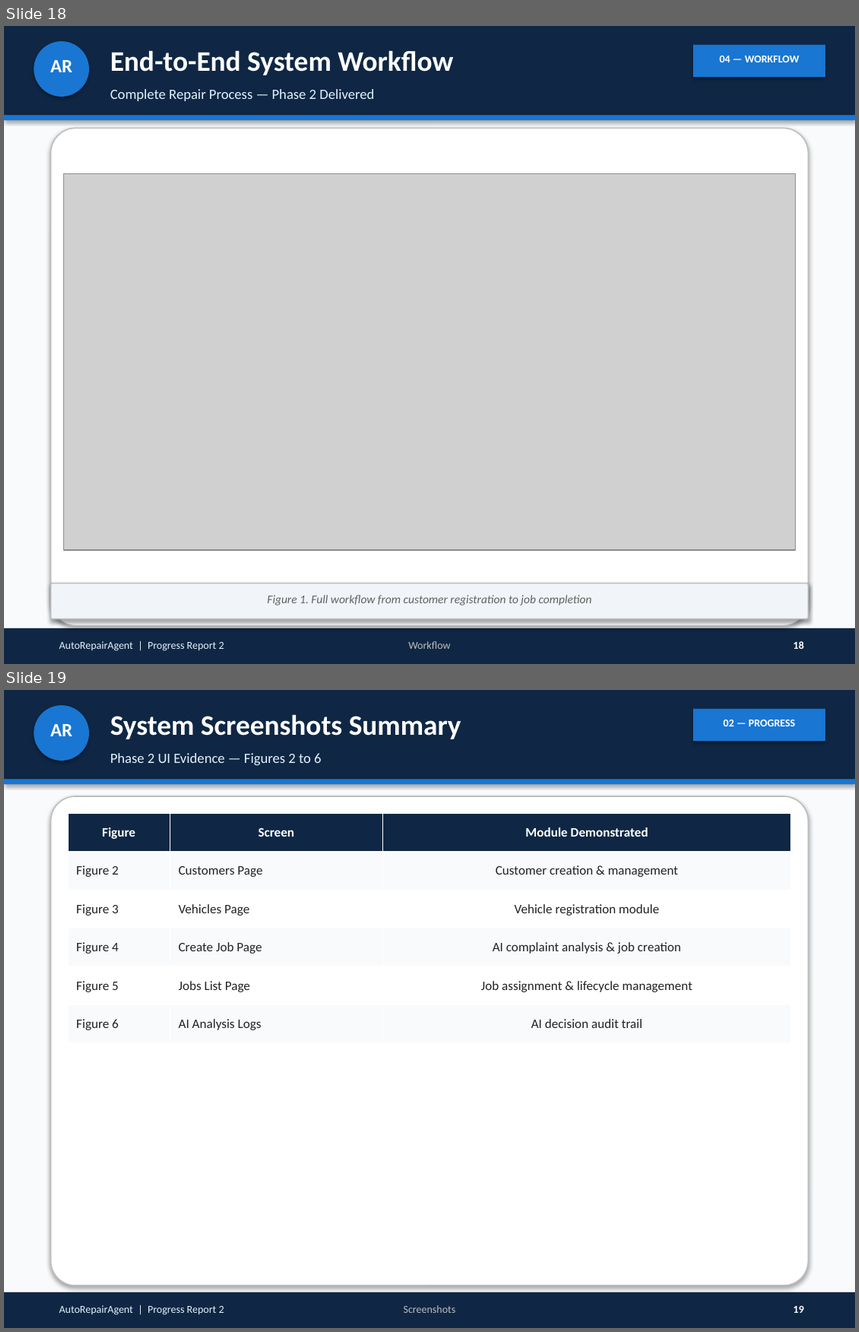
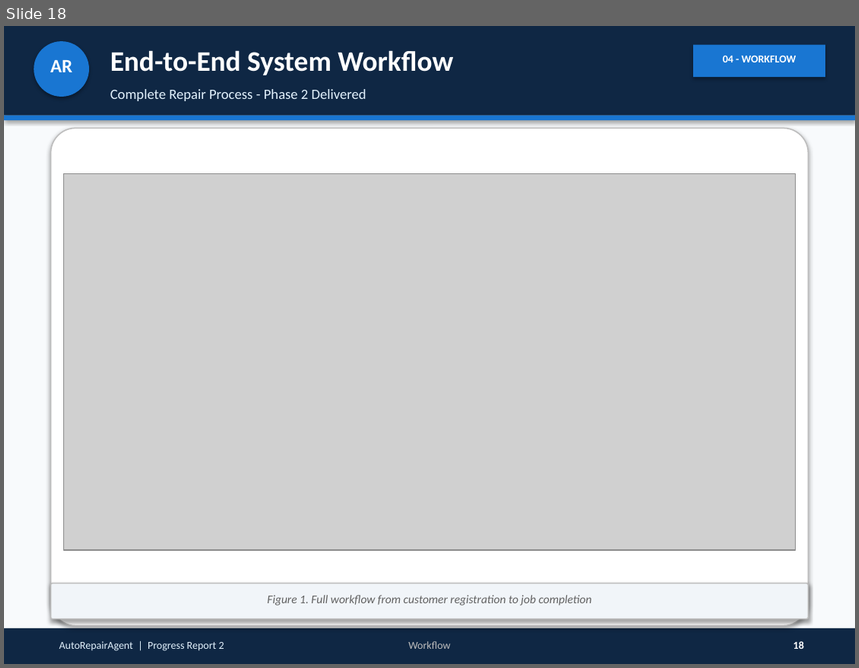
Before and after one commit to anish452/AutoWorkshop, a slide deck: docs/Progress_Report_2_AutoRepairAgent.pptx. Shown one above the other, each under a label of ours: slides 18 and 19 before the commit, slide 18 after it. The pictures are 859x1332 and 859x668 pixels, drawn with LibreOffice and Linux fonts; fonts in the diff are those of the drawing; grey boxes stand for pictures. Boxes give left, top, right and bottom in pixels: in the first picture for what was removed or moved away, otherwise in the second. Text is boxed around its words. In the diff, an @@ line names an element or a change of style, - is before the commit and + after.

```diff
--- a/docs/Progress_Report_2_AutoRepairAgent.pptx
+++ b/docs/Progress_Report_2_AutoRepairAgent.pptx
@@ slide 19 removed at bbox=[4, 690, 855, 1328], background #F8FAFC @@
@@ rectangle removed at bbox=[4, 690, 855, 780] @@
@@ ellipse removed at bbox=[34, 705, 89, 761] @@
@@ rectangle removed at bbox=[693, 709, 826, 741] @@
@@ text removed at bbox=[50, 724, 72, 736] @@
-AR
@@ text removed at bbox=[110, 714, 462, 739] @@
-System Screenshots Summary
@@ text removed at bbox=[724, 719, 795, 726] @@
-02 — PROGRESS
@@ text removed at bbox=[110, 753, 321, 765] @@
-Phase 2 UI Evidence — Figures 2 to 6
@@ rectangle removed at bbox=[4, 780, 855, 784] @@
@@ rounded rectangle removed at bbox=[51, 796, 808, 1286] @@
@@ table removed at bbox=[68, 813, 791, 1043], 6 rows, 3 columns @@
-Figure | Screen | Module Demonstrated
-Figure 2 | Customers Page | Customer creation & management
-Figure 3 | Vehicles Page | Vehicle registration module
-Figure 4 | Create Job Page | AI complaint analysis & job creation
-Figure 5 | Jobs List Page | Job assignment & lifecycle management
-Figure 6 | AI Analysis Logs | AI decision audit trail
@@ rectangle removed at bbox=[4, 1293, 855, 1328] @@
@@ text removed at bbox=[59, 1306, 224, 1315] @@
-AutoRepairAgent | Progress Report 2
@@ text removed at bbox=[404, 1306, 456, 1313] @@
-Screenshots
@@ text removed at bbox=[794, 1306, 804, 1313] @@
-19
@@ slide 18 changed as well @@
@@ text at bbox=[723, 56, 797, 62]: text changed @@
-04 — WORKFLOW
+04 - WORKFLOW
@@ text at bbox=[110, 89, 367, 101]: text changed @@
-Complete Repair Process — Phase 2 Delivered
+Complete Repair Process - Phase 2 Delivered
```
Also in this commit, not shown: 18 other slides changed, 15 other files.
